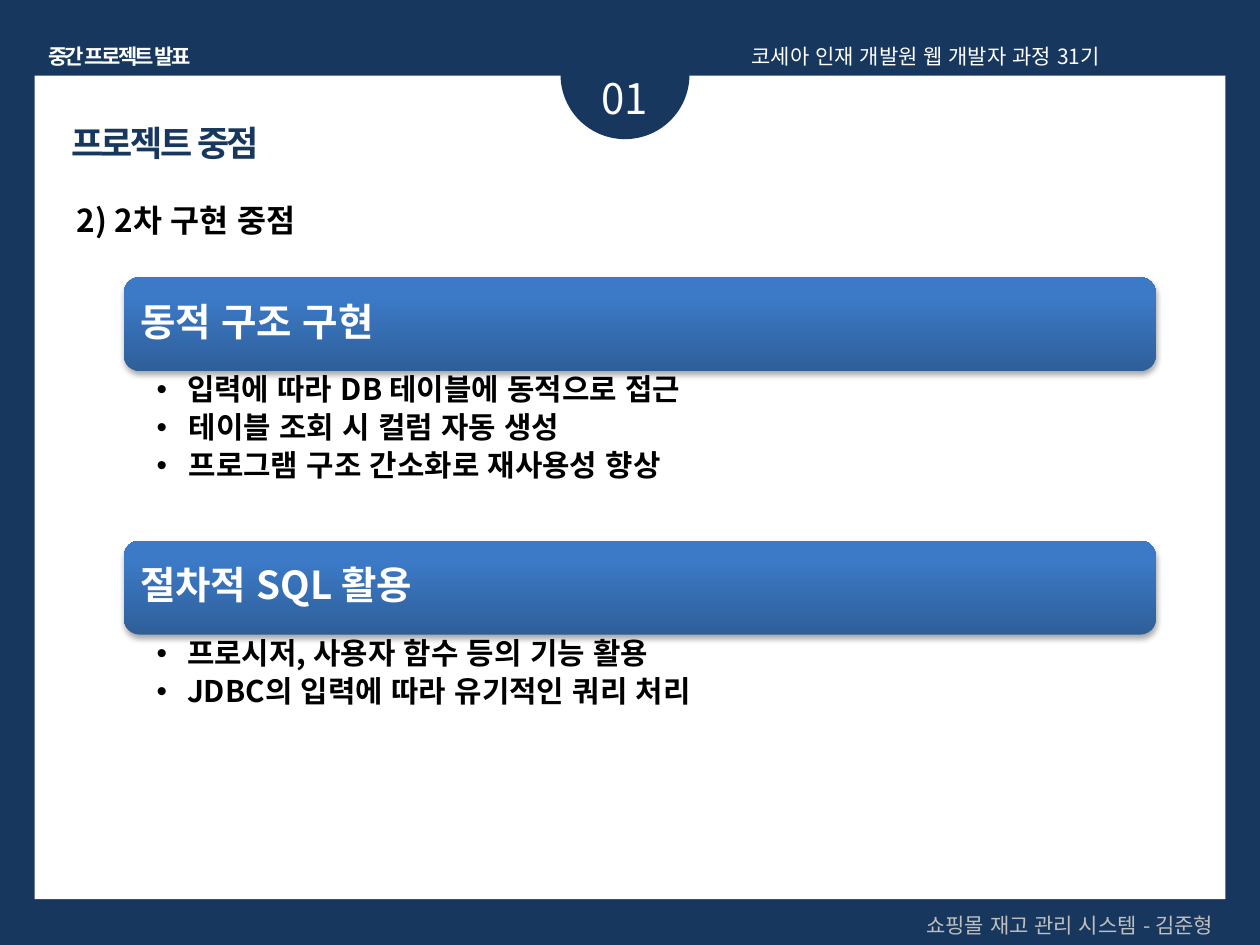
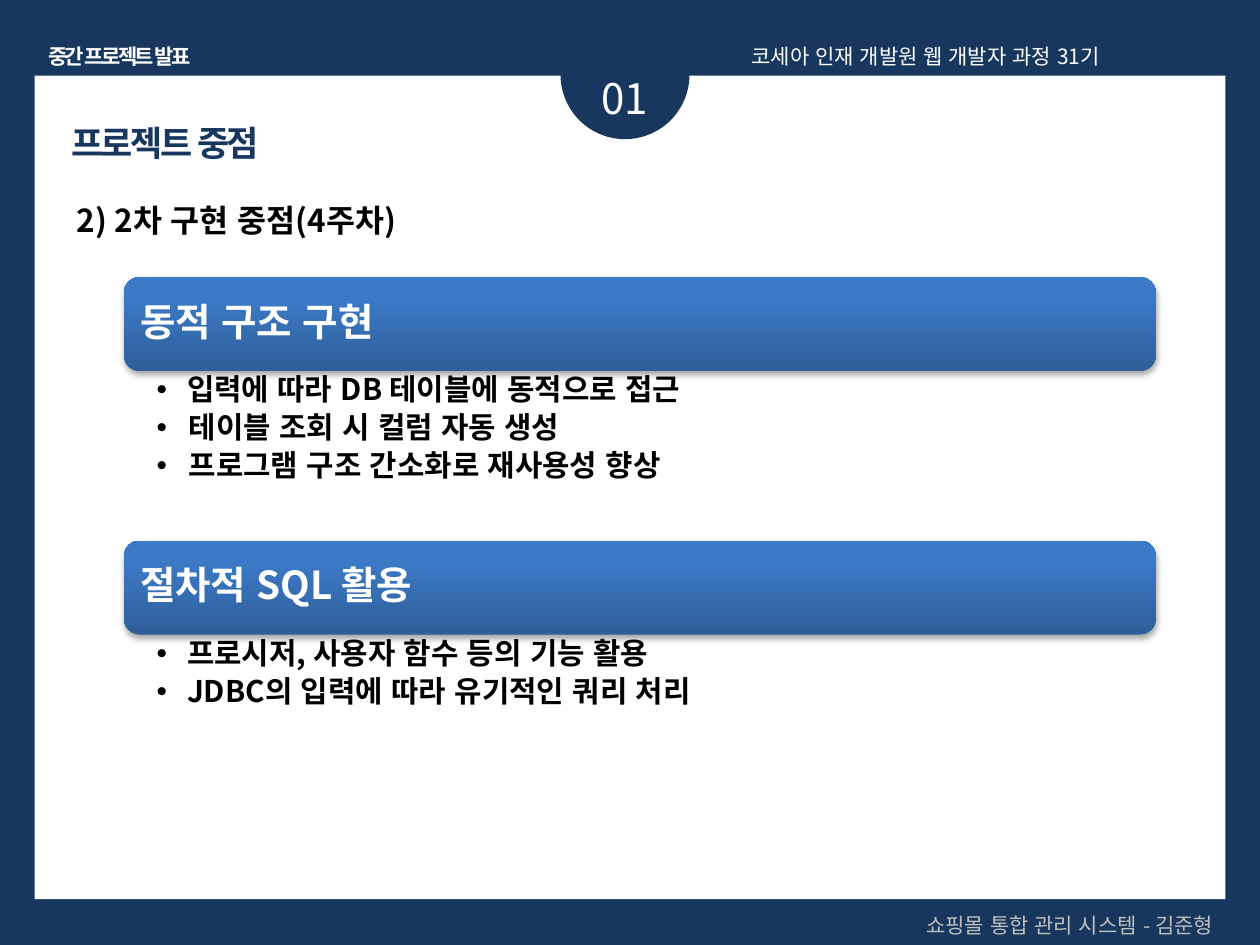
Before and after one commit to Wolfswagen/Kosea_Mid_project, a slide deck: slide 7 of Kosea_Mid_Project/김준형 Project-2nd.pptx. Drawn at 1260x945 pixels with LibreOffice and Linux fonts; fonts in the diff are those of the drawing. Boxes give left, top, right and bottom in pixels: in the first picture for what was removed or moved away, otherwise in the second. Text is boxed around its words. In the diff, an @@ line names an element or a change of style, - is before the commit and + after.

```diff
--- a/Kosea_Mid_Project/김준형 Project-2nd.pptx
+++ b/Kosea_Mid_Project/김준형 Project-2nd.pptx
@@ text at [77, 205, 396, 239]: text changed @@
-2) 2차 구현 중점
+2) 2차 구현 중점(4주차)
@@ text at [926, 915, 1213, 935]: text changed @@
-쇼핑몰 재고 관리 시스템 - 김준형
+쇼핑몰 통합 관리 시스템 - 김준형
```
Also in this commit, not shown: 18 other slides changed, 3 other files.
